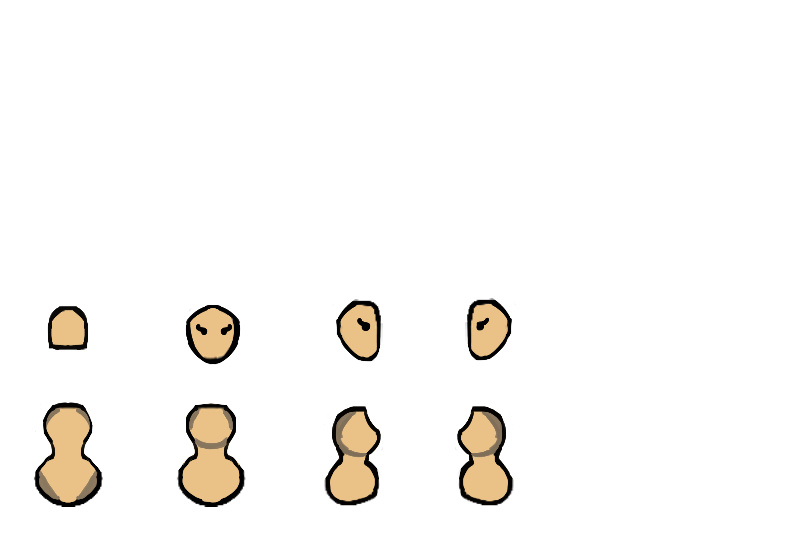
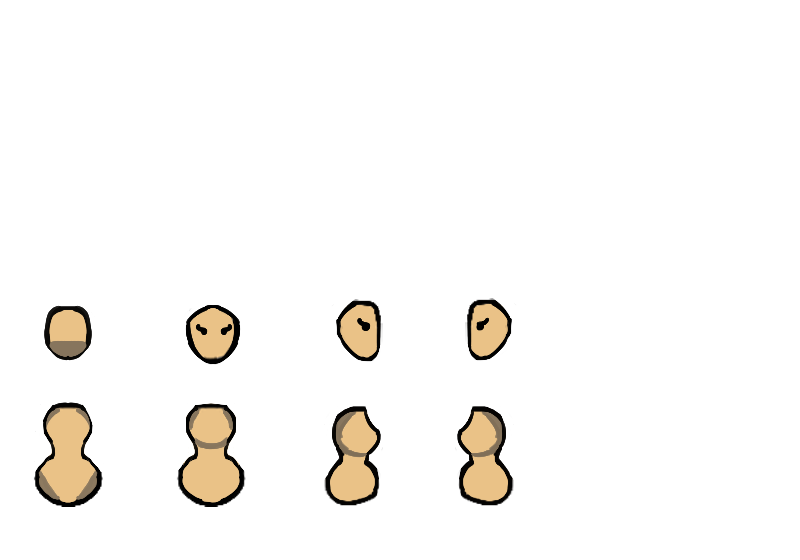
Two versions of the same layered image (800x560). Layer-by-layer changes:
painted on "head" (3rd of 3, in "k'inh human female villager" › "head") over [left=44, top=305, right=92, bottom=361]
